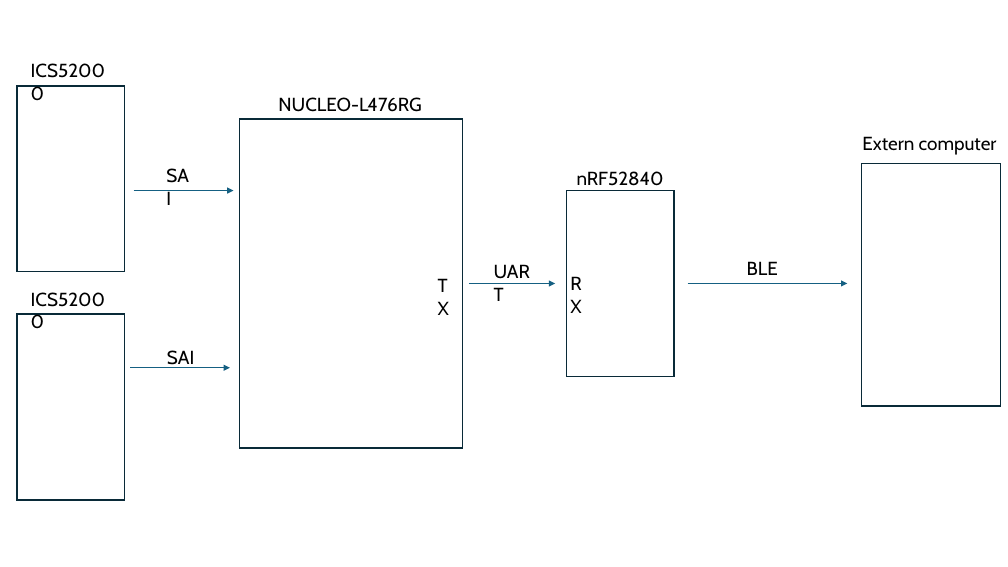
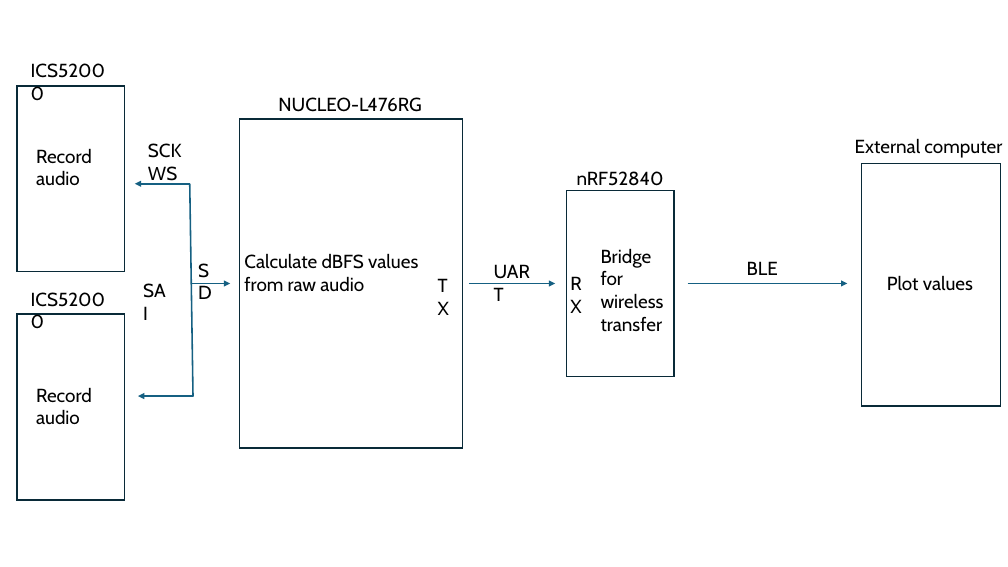
Before and after one commit to KasNgB/TEL320, a slide deck: slide 1 of System diagram.pptx. Drawn at 1008x567 pixels with LibreOffice and Linux fonts; fonts in the diff are those of the drawing. Boxes give left, top, right and bottom in pixels: in the first picture for what was removed or moved away, otherwise in the second. Text is boxed around its words. In the diff, an @@ line names an element or a change of style, - is before the commit and + after.

```diff
--- a/System diagram.pptx
+++ b/System diagram.pptx
@@ text added at [36,148,92,185], 18 pt, text #000000 @@
+Record audio
@@ text added at [148,143,182,185], 18 pt, text #000000 @@
+SCK
+WS
@@ text at [855,138,1002,158]: text changed @@
-Extern computer
+External computer
@@ text removed at [159,160,201,191] @@
-SAI
@@ arrow moved from (134, 191) - (234, 191) to (190, 184) - (135, 184) @@
@@ line added from (190, 184) to (193, 397), #156082 1.5 pt @@
@@ text added at [191,255,230,285], 18 pt, text #000000 @@
+SD
@@ text added at [244,253,418,291], 18 pt, text #000000 @@
+Calculate dBFS values from raw audio
@@ text added at [601,248,664,332], 18 pt, text #000000 @@
+Bridge for wireless transfer
@@ text "SAI" rewrapped from [167,350,194,368] to [136,275,178,306] @@
@@ arrow added from (191, 284) to (230, 284), #156082 1.5 pt @@
@@ text added at [887,275,973,291], 18 pt, text #000000 @@
+Plot values
@@ text added at [36,387,92,424], 18 pt, text #000000 @@
+Record audio
@@ arrow moved from (130, 368) - (230, 368) to (193, 396) - (138, 396) @@
```
Also in this commit, not shown: 31 other files.
